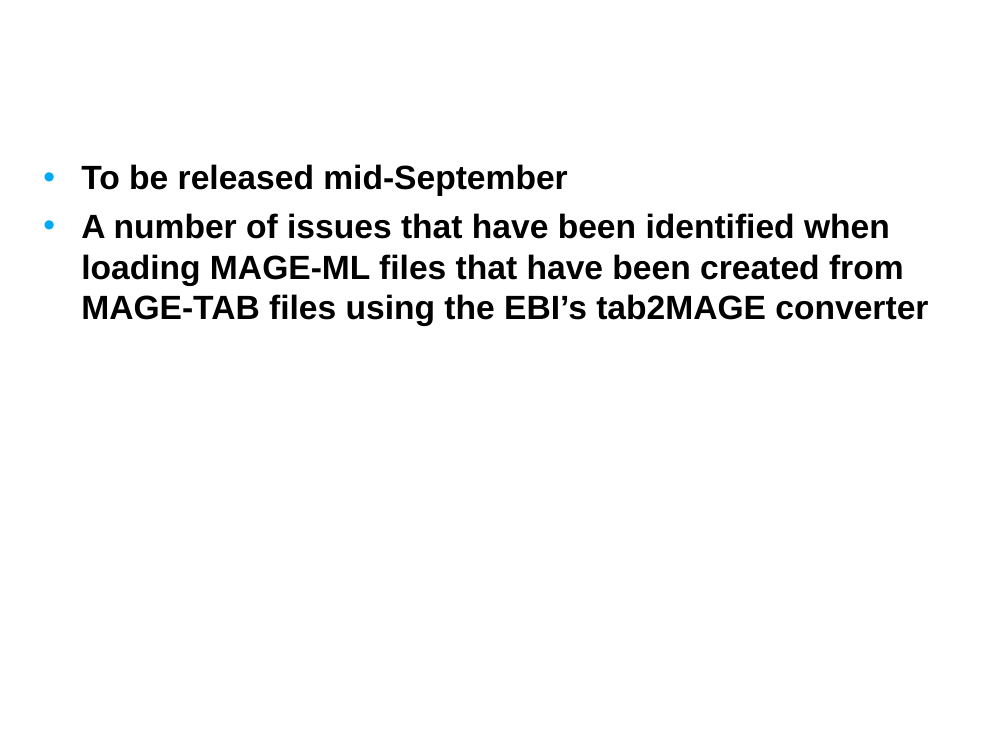
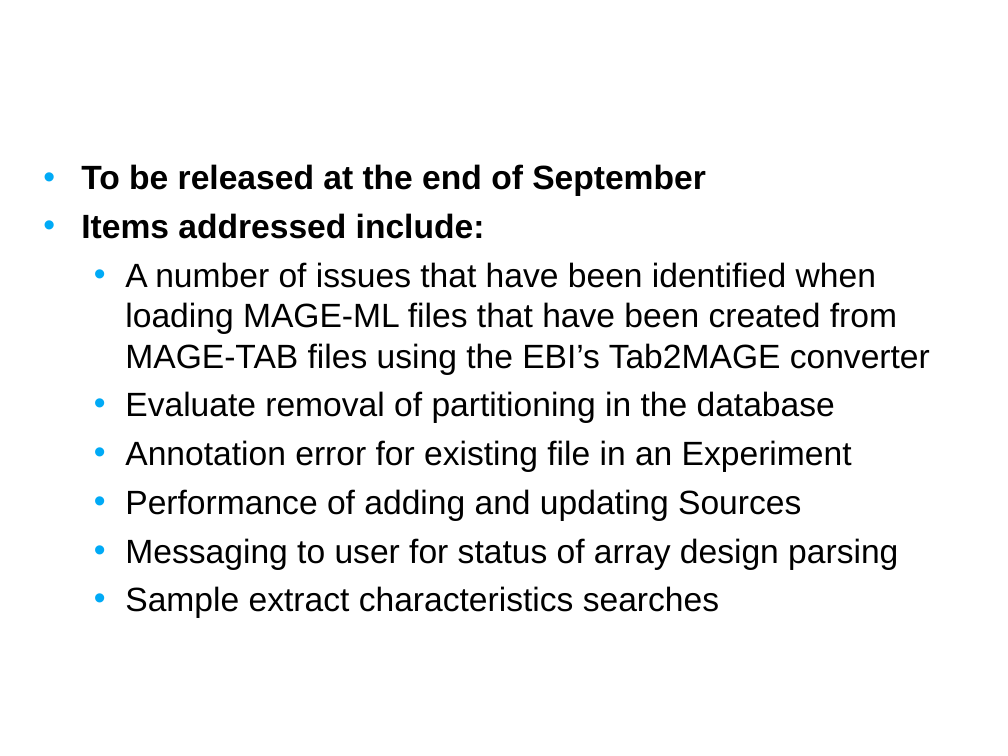
Before and after one commit to NCIP/caarray-docs, a slide deck: slide 6 of project_management/open_meetings/caArray User Community Meeting Aug 8.ppt (slide 5 before the commit). Drawn at 1008x756 pixels with LibreOffice and Linux fonts; fonts in the diff are those of the drawing; background and template pictures are left out. Boxes give left, top, right and bottom in pixels: in the first picture for what was removed or moved away, otherwise in the second. Text is boxed around its words. In the diff, an @@ line names an element or a change of style, - is before the commit and + after.

```diff
--- a/project_management/open_meetings/caArray User Community Meeting Aug 8.ppt
+++ b/project_management/open_meetings/caArray User Community Meeting Aug 8.ppt
@@ text at box(81, 164, 930, 618): text changed; bold off @@
-• To be released mid-September
-• A number of issues that have been identified when loading MAGE-ML files that have been created from MAGE-TAB files using the EBI’s tab2MAGE converter
+• To be released at the end of September
+• Items addressed include:
+  • A number of issues that have been identified when loading MAGE-ML files that have been created from MAGE-TAB files using the EBI’s Tab2MAGE converter
+  • Evaluate removal of partitioning in the database
+  • Annotation error for existing file in an Experiment
+  • Performance of adding and updating Sources
+  • Messaging to user for status of array design parsing
+  • Sample extract characteristics searches
```
Also in this commit, not shown: 6 other slides changed.
